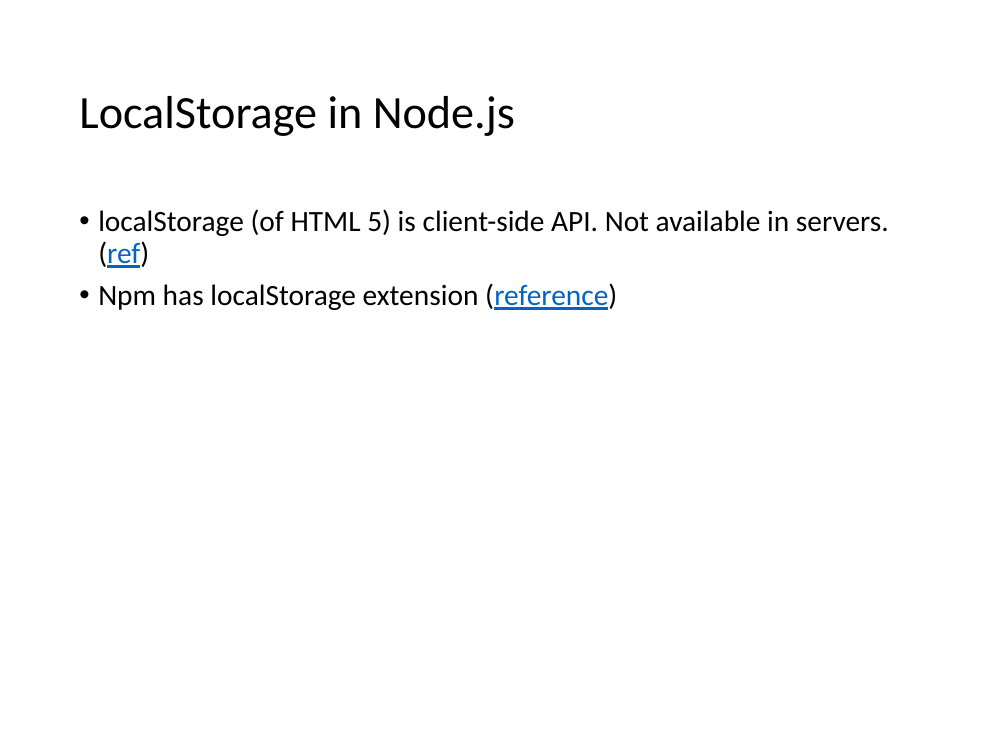
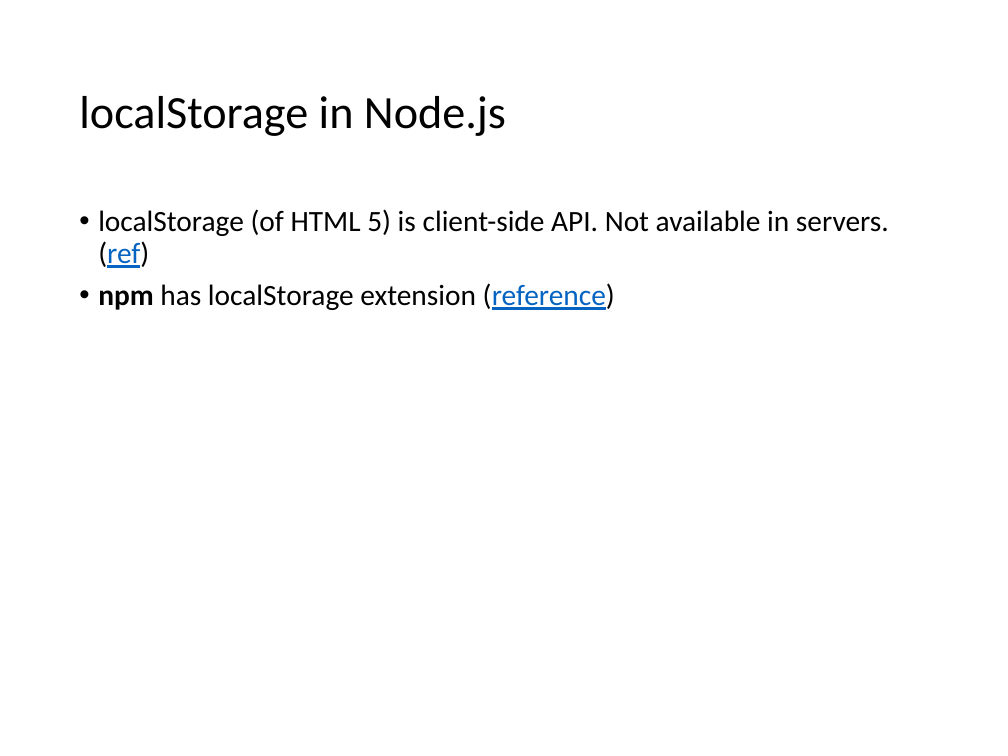
Before and after one commit to jyunming-chen/node-study, a slide deck: slide 30 of study.pptx. Drawn at 1008x756 pixels with LibreOffice and Linux fonts; fonts in the diff are those of the drawing. Boxes give left, top, right and bottom in pixels: in the first picture for what was removed or moved away, otherwise in the second. Text is boxed around its words. In the diff, an @@ line names an element or a change of style, - is before the commit and + after.

```diff
--- a/study.pptx
+++ b/study.pptx
@@ title at box(79, 96, 506, 136): text changed @@
-LocalStorage in Node.js
+localStorage in Node.js
@@ text at box(98, 283, 615, 310): text changed @@
-• Npm has localStorage extension (reference)
+• npm has localStorage extension (reference)
```
Also in this commit, not shown: 4 other slides changed, 3 slides added, 9 slides removed, 11 other files.
